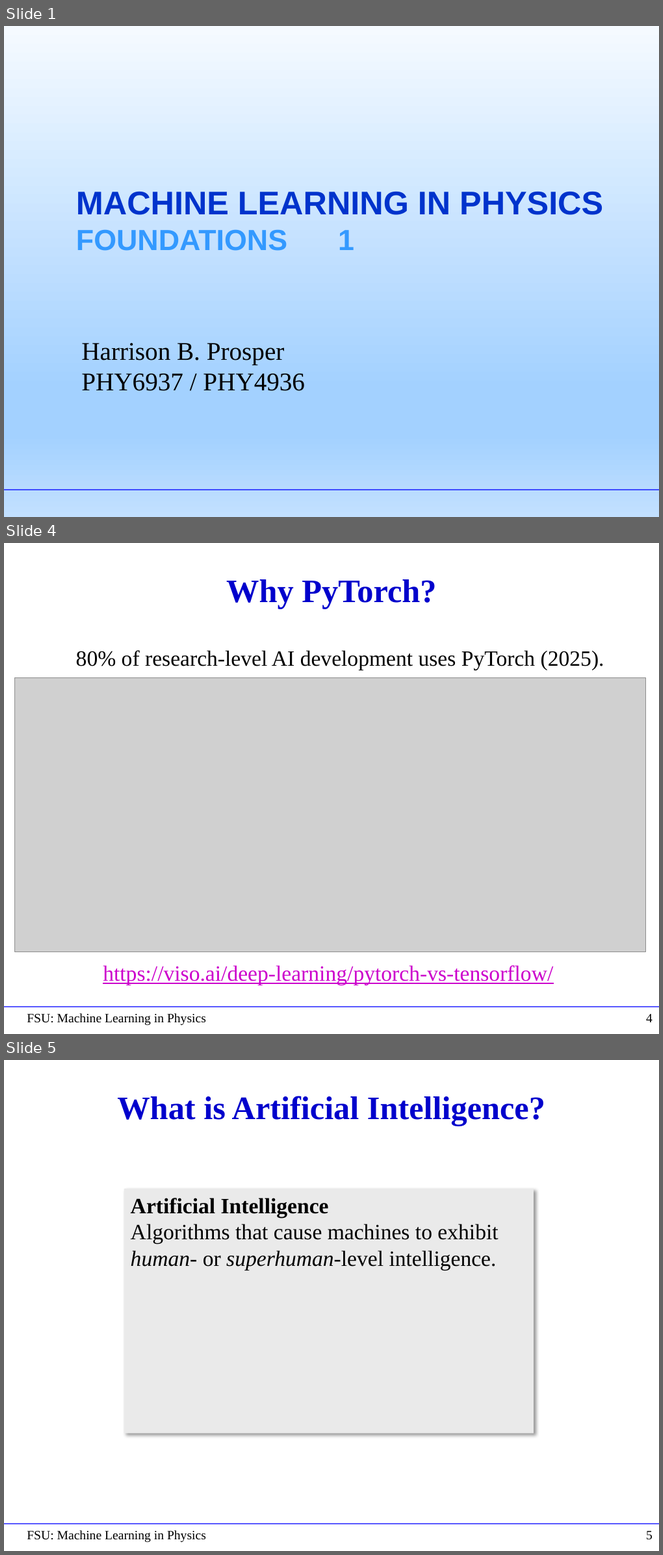
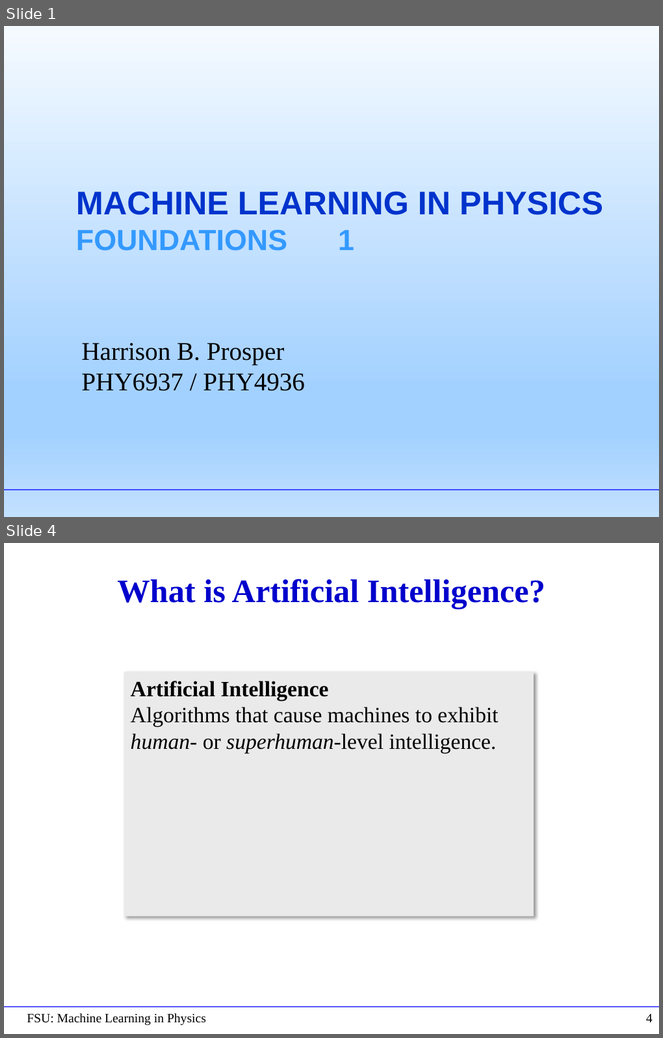
Before and after one commit to hbprosper/mlinphysics, a slide deck: Lectures/01.Foundations/Lecture01.pptx. Shown one above the other, each under a label of ours: slides 1, 4 and 5 before the commit, slides 1 and 4 after it; the slides between them are not shown. The pictures are 663x1555 and 663x1038 pixels, drawn with LibreOffice and Linux fonts; fonts in the diff are those of the drawing; grey boxes stand for pictures. Boxes give left, top, right and bottom in pixels: in the first picture for what was removed or moved away, otherwise in the second. Text is boxed around its words. In the diff, an @@ line names an element or a change of style, - is before the commit and + after.

```diff
--- a/Lectures/01.Foundations/Lecture01.pptx
+++ b/Lectures/01.Foundations/Lecture01.pptx
@@ slide 4 removed at (x1=4, y1=543, x2=659, y2=1034), background #FFFFFF; not listed: 1 template element that a slide beside it also shows @@
@@ title removed at (x1=226, y1=579, x2=436, y2=609) @@
-Why PyTorch?
@@ text removed at (x1=76, y1=650, x2=605, y2=670) @@
-80% of research-level AI development uses PyTorch (2025).
@@ picture removed at (x1=15, y1=678, x2=646, y2=953) @@
@@ text removed at (x1=103, y1=965, x2=553, y2=985) @@
-https://viso.ai/deep-learning/pytorch-vs-tensorflow/
@@ text removed at (x1=27, y1=1014, x2=206, y2=1026) @@
-FSU: Machine Learning in Physics
@@ page number removed at (x1=646, y1=1014, x2=653, y2=1023) @@
-4
@@ what was slide 5 is now slide 4 @@
@@ page number at (x1=646, y1=1014, x2=653, y2=1023): text changed @@
-5
+4
```
Also in this commit, not shown: 6 slides changed, 3 slides added, 5 other slides removed, 8 other files.
